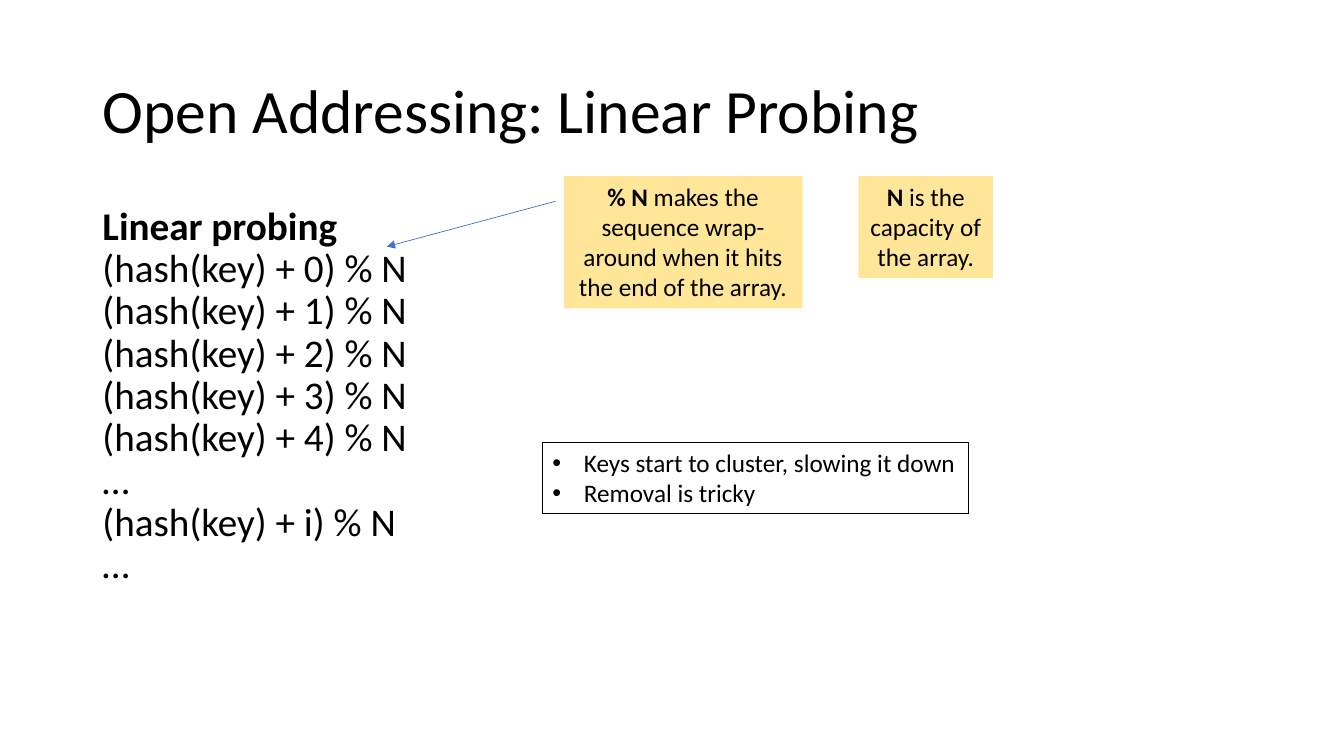
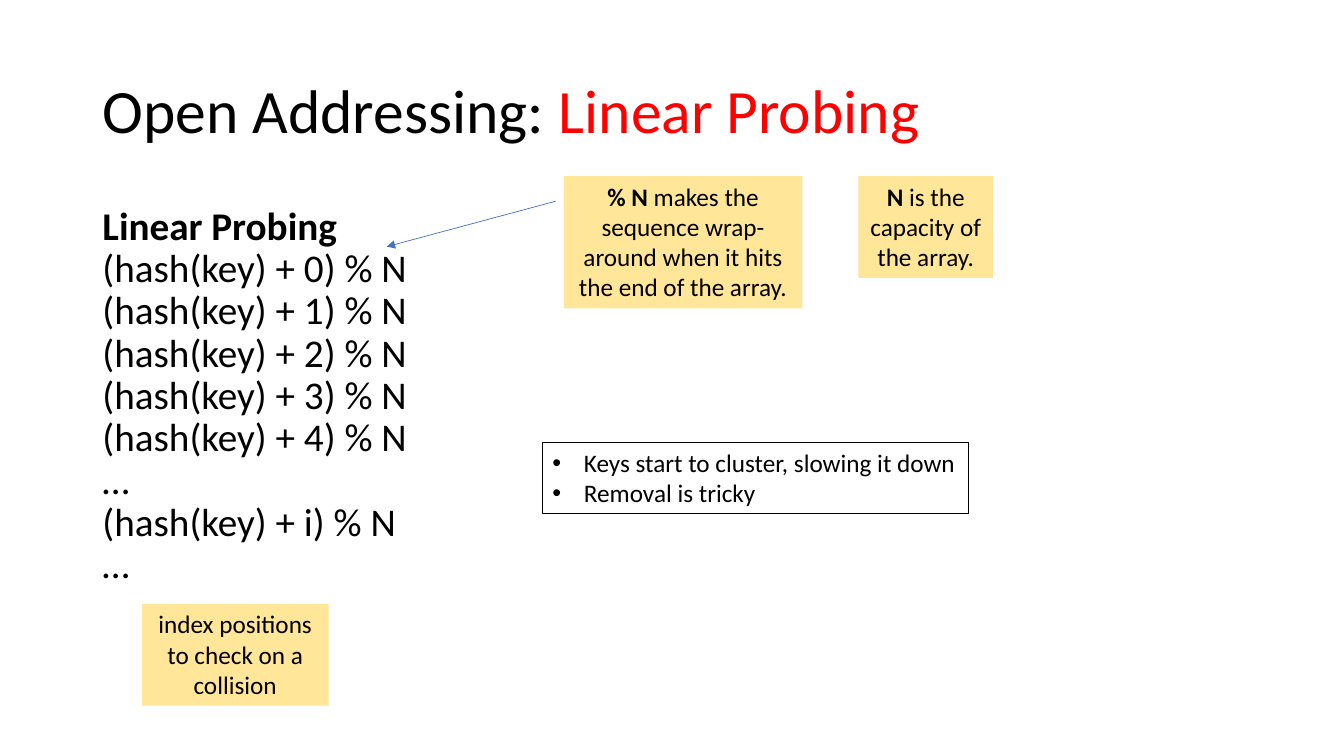
Before and after one commit to tjd1234/cmpt225summer2023, a slide deck: slide 28 of lecture_notes/week8/week8_maps_and_hashing.pptx. Drawn at 1344x756 pixels with LibreOffice and Linux fonts; fonts in the diff are those of the drawing. Boxes give left, top, right and bottom in pixels: in the first picture for what was removed or moved away, otherwise in the second. Text is boxed around its words. In the diff, an @@ line names an element or a change of style, - is before the commit and + after.

```diff
--- a/lecture_notes/week8/week8_maps_and_hashing.pptx
+++ b/lecture_notes/week8/week8_maps_and_hashing.pptx
@@ title "Open Addressing: Linear Probing" at [102,90,918,144]: text colour #000000 to #FF0000 in "Linear Probing" @@
@@ text at [102,212,406,543]: text changed @@
-Linear probing
-(hash(key) + 0) % N
-(hash(key) + 1) % N
-(hash(key) + 2) % N
-(hash(key) + 3) % N
-(hash(key) + 4) % N
-…
-(hash(key) + i) % N
-…
+Linear Probing
+(hash(key) + 0) % N
+(hash(key) + 1) % N
+(hash(key) + 2) % N
+(hash(key) + 3) % N
+(hash(key) + 4) % N
+…
+(hash(key) + i) % N
+…
@@ rectangle added at [142,604,329,706], fill #FFE699, 18 pt, text #000000 @@
+index positions to check on a collision
```
Also in this commit, not shown: 2 other slides changed, 1 slide added.
